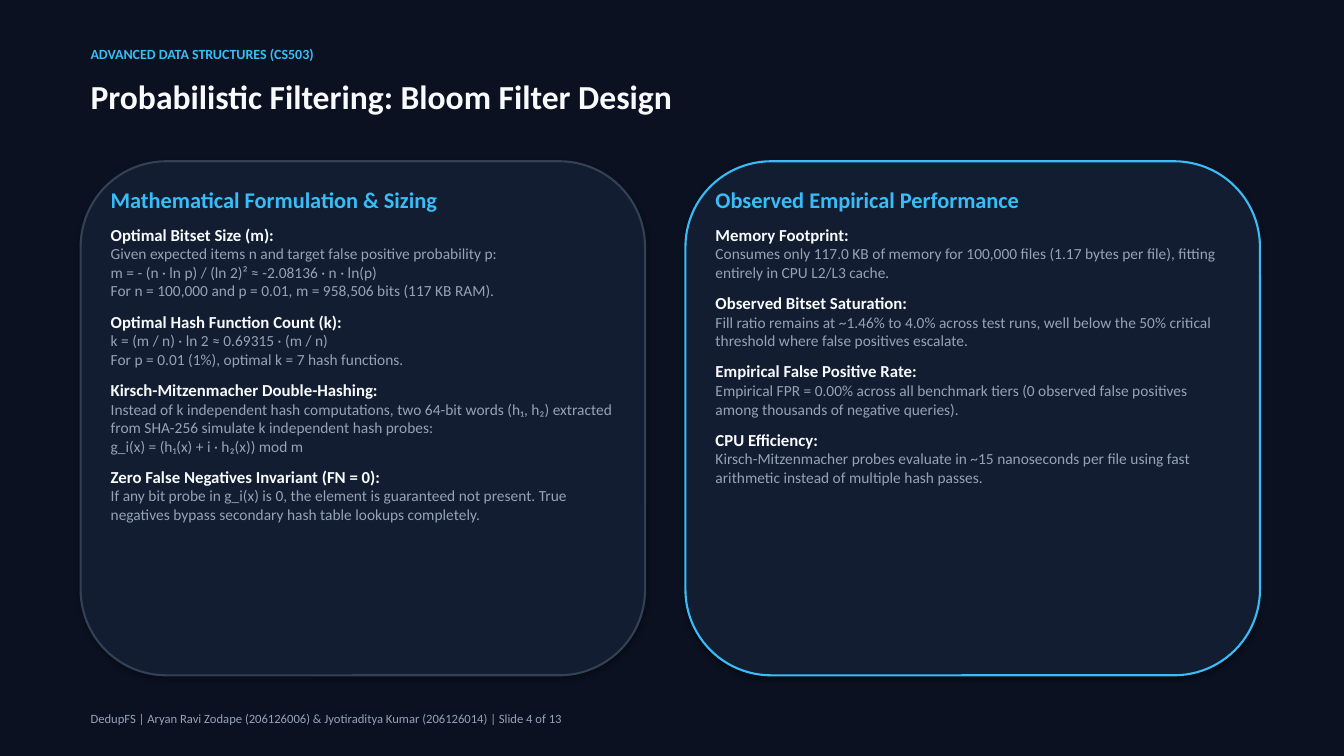
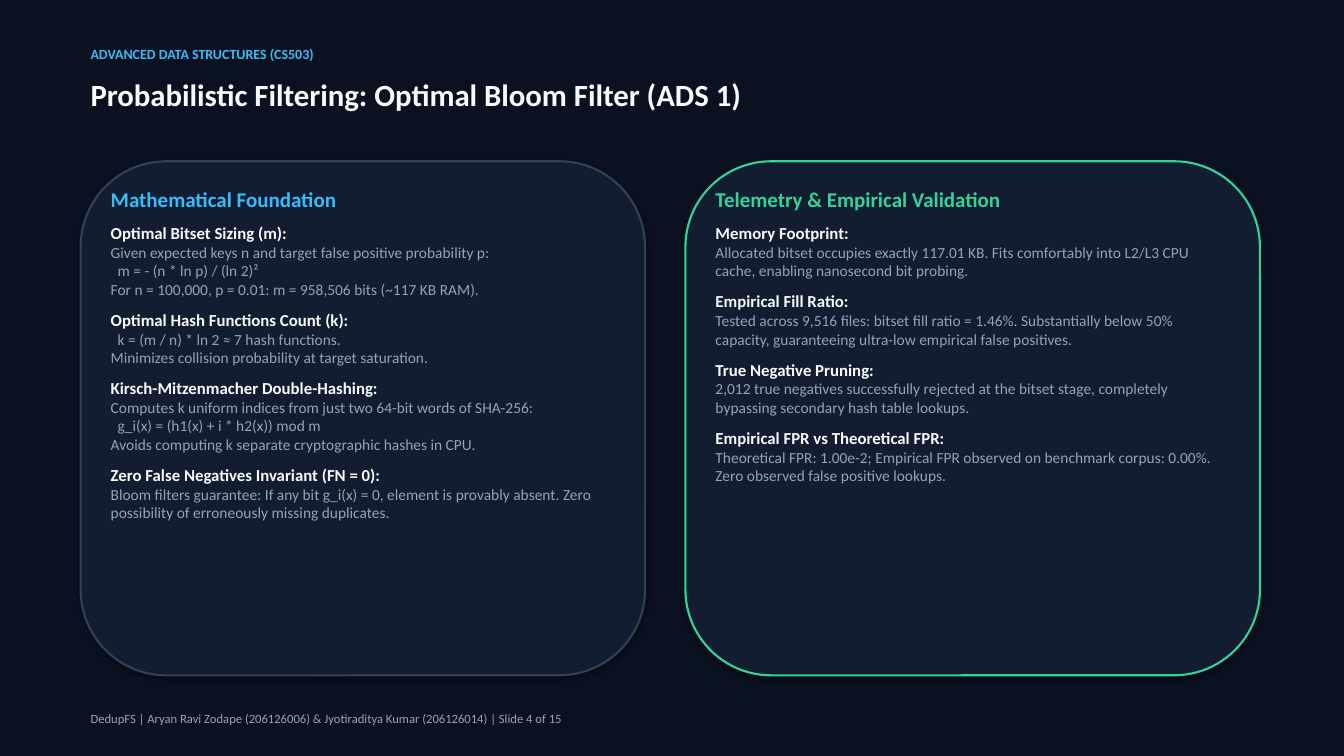
Before and after one commit to Jyotiraditya-kumar/DedupeFS, a slide deck: slide 4 of presentation/DedupFS_MTech_Presentation.pptx. Drawn at 1344x756 pixels with LibreOffice and Linux fonts; fonts in the diff are those of the drawing. Boxes give left, top, right and bottom in pixels: in the first picture for what was removed or moved away, otherwise in the second. Text is boxed around its words. In the diff, an @@ line names an element or a change of style, - is before the commit and + after.

Commit message:
feat(core,ds,benchmarks,ui,presentation): implement full M.Tech phases with all 4 ADS, benchmarks, and flowchart
- Implemented Hierarchical Merkle Hash Tree (ADS 3) for subtree duplicate detection and O(log N) change sync
- Implemented Binary Max-Heap Priority Queue (ADS 4) with Floyd's O(N) heapify and Pareto storage reclamation
- Added dedicated unit test suites tests/test_priority_queue.cpp and tests/test_merkle_tree.cpp (6 suites, 100% pass rate)
- Created comprehensive benchmarking engine (benchmarks/run_benchmarks.py) comparing Naive O(N^2), Full SHA-256, and DedupFS
- Upgraded standalone presentation (presentation/DedupFS_MTech_Presentation.pptx) and web slides (presentation/index.html) to 15 master slides with architecture flowchart and benchmark comparison
- Enhanced Web Management UI (ui/templates/index.html & ui/app.py) with interactive Pipeline Flowchart, Merkle Tree Explorer, Priority Queue & Pareto analyzer, and Algorithmic Benchmarks tab

```diff
--- a/presentation/DedupFS_MTech_Presentation.pptx
+++ b/presentation/DedupFS_MTech_Presentation.pptx
@@ text at bbox=[91, 83, 741, 112]: text changed; size 24 to 22 pt @@
-Probabilistic Filtering: Bloom Filter Design
+Probabilistic Filtering: Optimal Bloom Filter (ADS 1)
@@ rounded rectangle at bbox=[686, 161, 1260, 676]: outline #38BDF8 1.5 pt to #34D399 1.5 pt @@
@@ text at bbox=[111, 192, 489, 366]: text changed @@
-Mathematical Formulation & Sizing
-Optimal Bitset Size (m):
-Given expected items n and target false positive probability p:
-m = - (n · ln p) / (ln 2)² ≈ -2.08136 · n · ln(p)
-For n = 100,000 and p = 0.01, m = 958,506 bits (117 KB RAM).
-Optimal Hash Function Count (k):
-k = (m / n) · ln 2 ≈ 0.69315 · (m / n)
-For p = 0.01 (1%), optimal k = 7 hash functions.
+Mathematical Foundation
+Optimal Bitset Sizing (m):
+Given expected keys n and target false positive probability p:
+m = - (n * ln p) / (ln 2)²
+For n = 100,000, p = 0.01: m = 958,506 bits (~117 KB RAM).
+Optimal Hash Functions Count (k):
+k = (m / n) * ln 2 ≈ 7 hash functions.
+Minimizes collision probability at target saturation.
@@ text at bbox=[715, 192, 1000, 211]: text changed; size 16 to 15 pt; text colour #38BDF8 to #34D399 @@
-Observed Empirical Performance
+Telemetry & Empirical Validation
@@ text at bbox=[715, 247, 1210, 484]: text changed @@
-Consumes only 117.0 KB of memory for 100,000 files (1.17 bytes per file), fitting entirely in CPU L2/L3 cache.
-Observed Bitset Saturation:
-Fill ratio remains at ~1.46% to 4.0% across test runs, well below the 50% critical threshold where false positives escalate.
-Empirical False Positive Rate:
-Empirical FPR = 0.00% across all benchmark tiers (0 observed false positives among thousands of negative queries).
-CPU Efficiency:
-Kirsch-Mitzenmacher probes evaluate in ~15 nanoseconds per file using fast arithmetic instead of multiple hash passes.
+Allocated bitset occupies exactly 117.01 KB. Fits comfortably into L2/L3 CPU cache, enabling nanosecond bit probing.
+Empirical Fill Ratio:
+Tested across 9,516 files: bitset fill ratio = 1.46%. Substantially below 50% capacity, guaranteeing ultra-low empirical false positives.
+True Negative Pruning:
+2,012 true negatives successfully rejected at the bitset stage, completely bypassing secondary hash table lookups.
+Empirical FPR vs Theoretical FPR:
+Theoretical FPR: 1.00e-2; Empirical FPR observed on benchmark corpus: 0.00%. Zero observed false positive lookups.
@@ text at bbox=[111, 402, 533, 453]: text changed @@
-Instead of k independent hash computations, two 64-bit words (h₁, h₂) extracted from SHA-256 simulate k independent hash probes:
-g_i(x) = (h₁(x) + i · h₂(x)) mod m
+Computes k uniform indices from just two 64-bit words of SHA-256:
+g_i(x) = (h1(x) + i * h2(x)) mod m
+Avoids computing k separate cryptographic hashes in CPU.
@@ text at bbox=[111, 489, 591, 521]: text changed @@
-If any bit probe in g_i(x) is 0, the element is guaranteed not present. True negatives bypass secondary hash table lookups completely.
+Bloom filters guarantee: If any bit g_i(x) = 0, element is provably absent. Zero possibility of erroneously missing duplicates.
```
Also in this commit, not shown: 7 other slides changed, 7 slides added, 5 slides removed, 25 other files.
